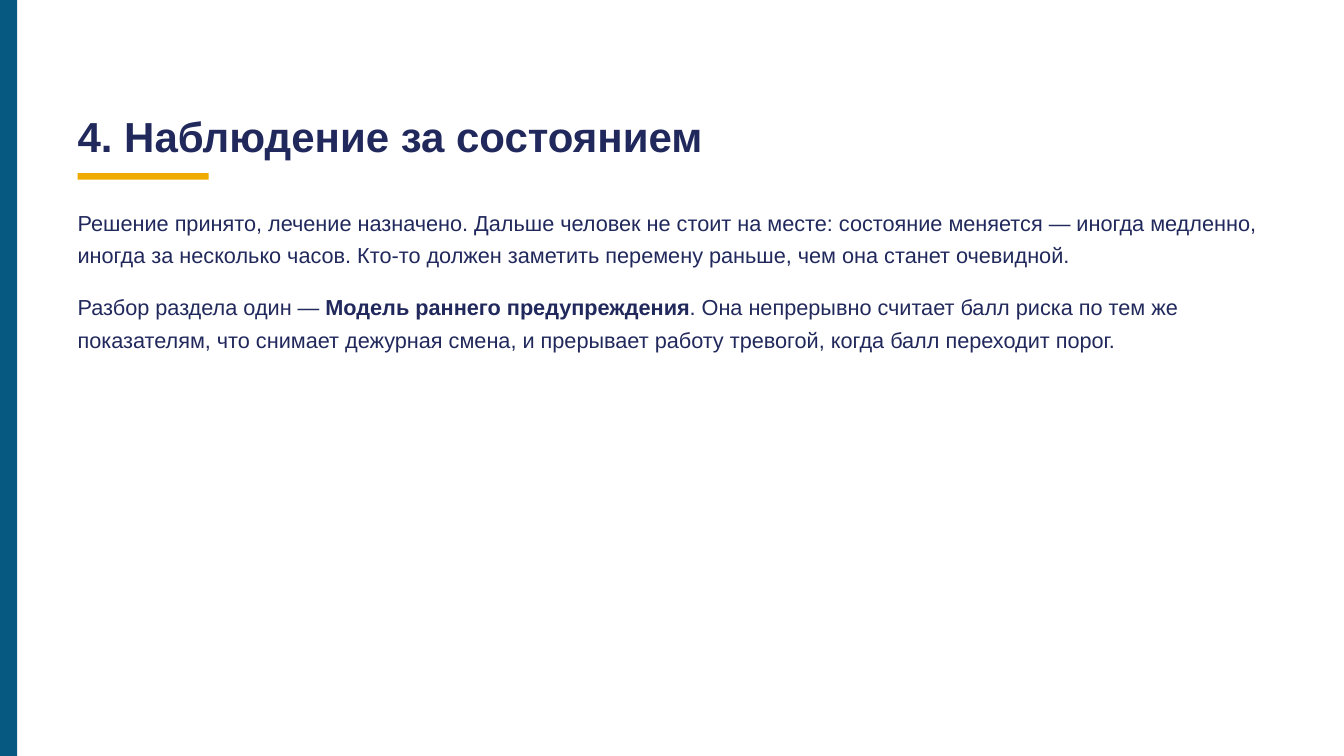
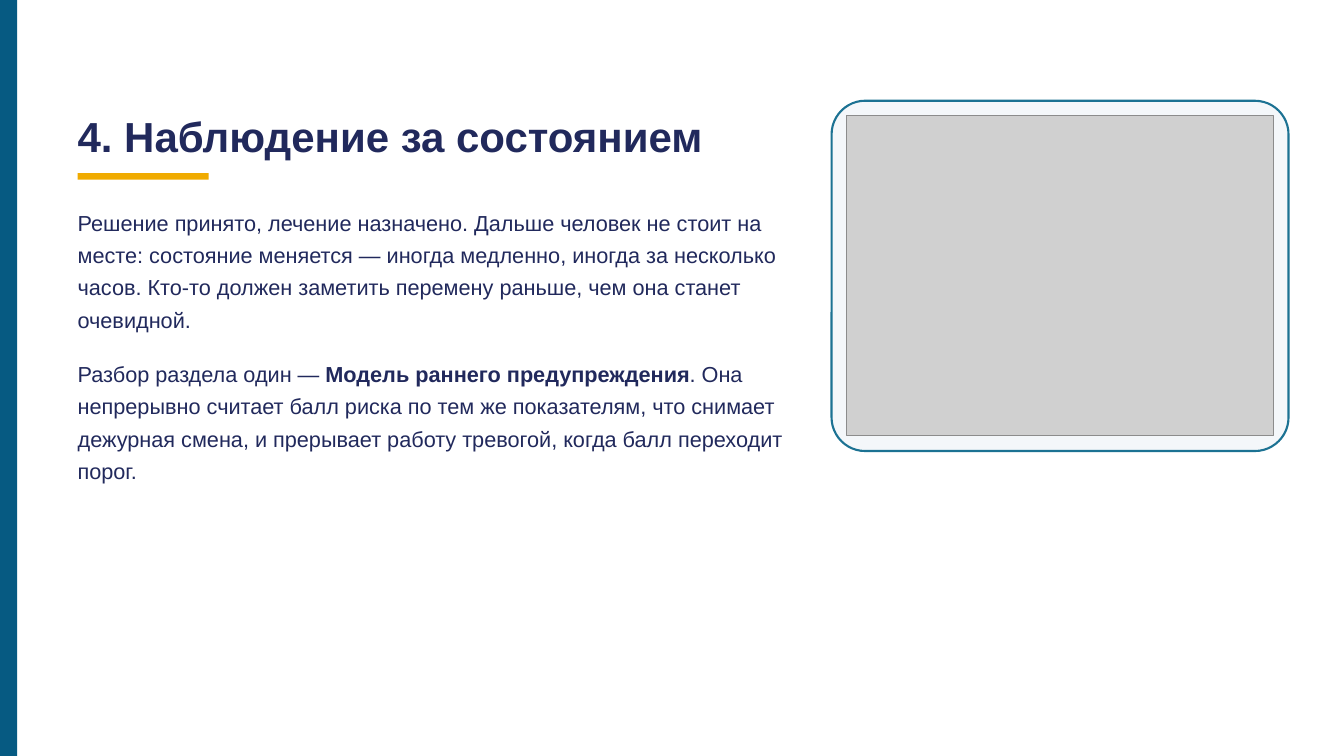
Before and after one commit to tellina-study/AI-usage-lessons, a slide deck: slide 52 of library/lectures/lec-07/rework/deck/lec-07-karkas.pptx. Drawn at 1344x756 pixels with LibreOffice and Linux fonts; fonts in the diff are those of the drawing; grey boxes stand for pictures. Boxes give left, top, right and bottom in pixels: in the first picture for what was removed or moved away, otherwise in the second. Text is boxed around its words. In the diff, an @@ line names an element or a change of style, - is before the commit and + after.

```diff
--- a/library/lectures/lec-07/rework/deck/lec-07-karkas.pptx
+++ b/library/lectures/lec-07/rework/deck/lec-07-karkas.pptx
@@ rounded rectangle added at (832,101,1289,451), fill #F4F7FA, outline #1C7293 1.5 pt @@
@@ picture added at (847,116,1273,436) @@
@@ text "Решение принято, лечение назначено. Дальше ..." rewrapped from (78,216,1256,268) to (78,216,776,332) @@
@@ text "Разбор раздела один — Модель ..." rewrapped from (78,299,1178,353) to (78,366,782,484) @@
```
Also in this commit, not shown: 6 other slides changed, 15 other files.
